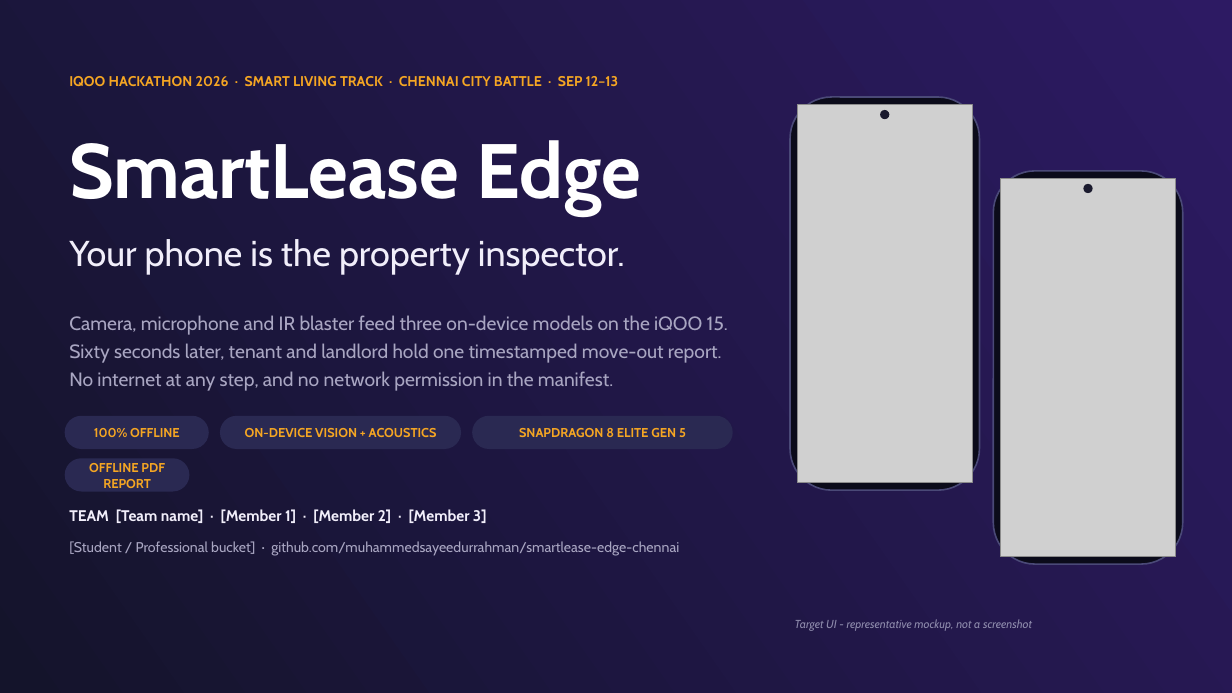
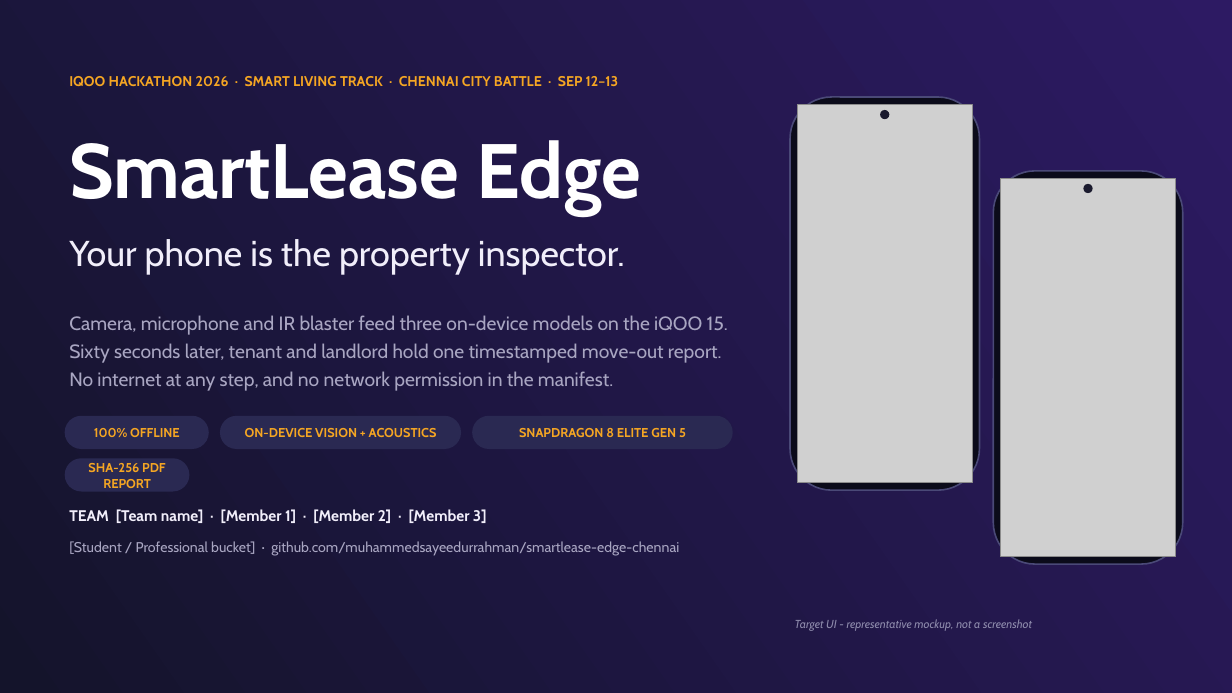
Before and after one commit to hameed0342j/smartlease-edge-chennai-H, a slide deck: slide 1 of docs/pitch/SmartLease-Edge-iQOO-Hackathon-2026.pptx. Drawn at 1232x693 pixels with LibreOffice and Linux fonts; fonts in the diff are those of the drawing; grey boxes stand for pictures. Boxes give left, top, right and bottom in pixels: in the first picture for what was removed or moved away, otherwise in the second. Text is boxed around its words. In the diff, an @@ line names an element or a change of style, - is before the commit and + after.

```diff
--- a/docs/pitch/SmartLease-Edge-iQOO-Hackathon-2026.pptx
+++ b/docs/pitch/SmartLease-Edge-iQOO-Hackathon-2026.pptx
@@ text at bbox=[88, 463, 166, 488]: text changed @@
-OFFLINE PDF REPORT
+SHA-256 PDF REPORT
```
Also in this commit, not shown: 6 other slides changed.
